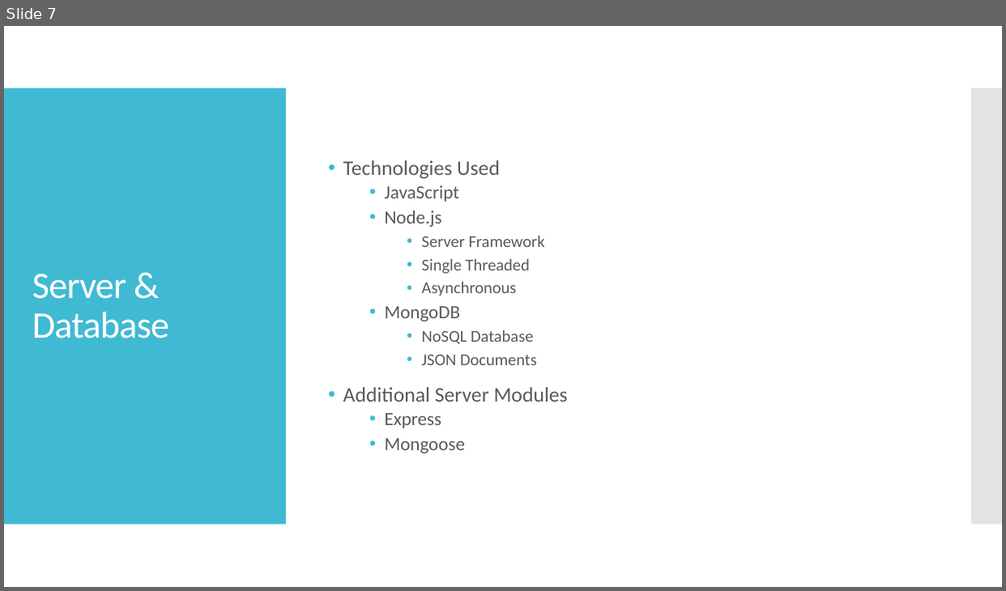
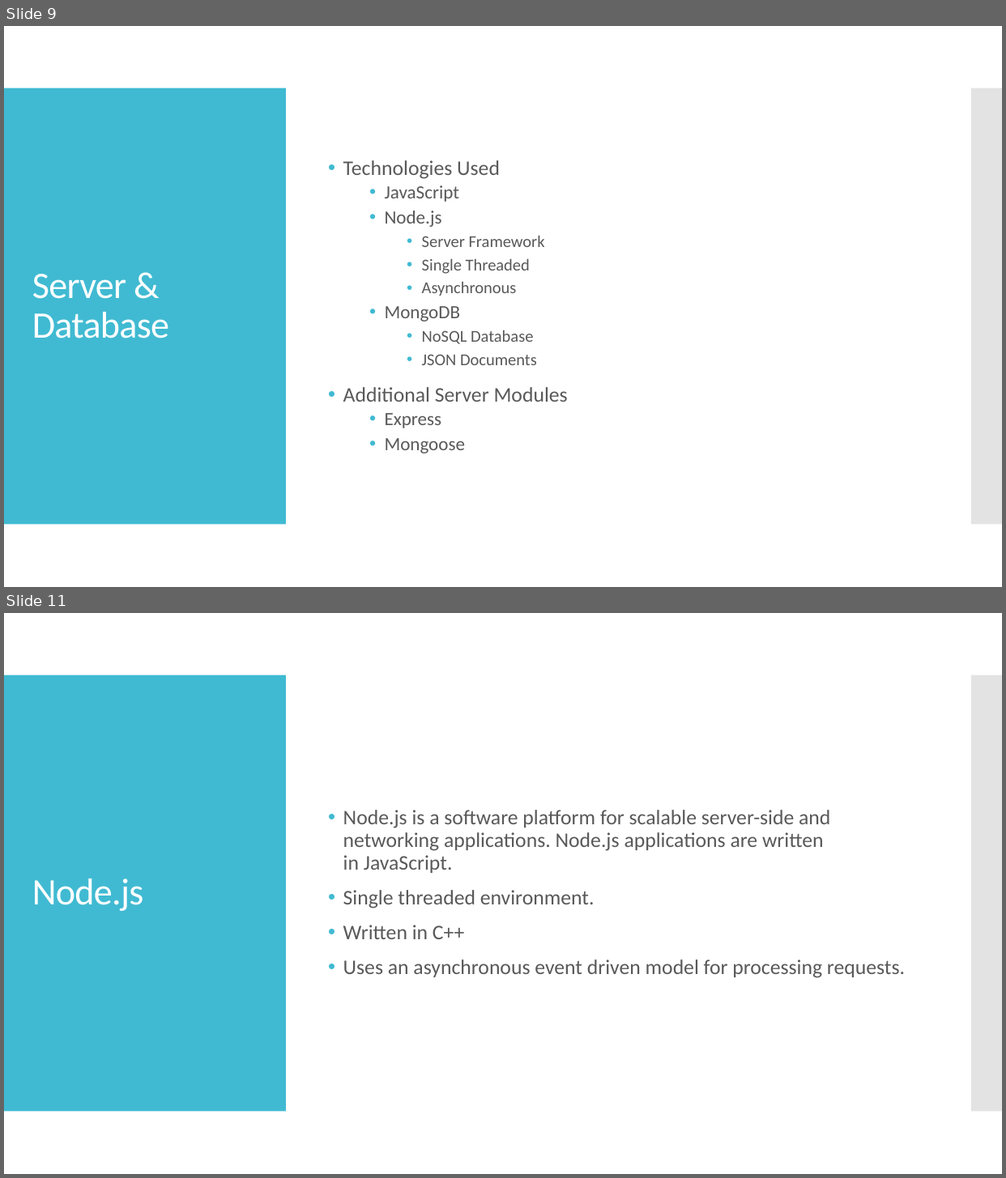
Before and after one commit to dhardin/Finite-State-Machine-Online, a slide deck: Presentation.pptx. Shown one above the other, each under a label of ours: slide 7 before the commit, slides 9 and 11 after it; the slides between them are not shown. The pictures are 1006x591 and 1006x1178 pixels, drawn with LibreOffice and Linux fonts; fonts in the diff are those of the drawing. Boxes give left, top, right and bottom in pixels: in the first picture for what was removed or moved away, otherwise in the second. Text is boxed around its words. In the diff, an @@ line names an element or a change of style, - is before the commit and + after.

```diff
--- a/Presentation.pptx
+++ b/Presentation.pptx
@@ slide 11 added at bbox=[4, 613, 1002, 1174], background #FFFFFF; not listed: 2 template elements that a slide beside it also shows @@
@@ text added at bbox=[343, 810, 905, 978], 20 pt, text #595959 @@
+• Node.js is a software platform for scalable server-side and networking applications. Node.js applications are written in JavaScript.
+• Single threaded environment.
+• Written in C++
+• Uses an asynchronous event driven model for processing requests.
@@ title added at bbox=[32, 879, 144, 911], 36 pt, text #FFFFFF @@
+Node.js
@@ what was slide 7 is now slide 9 @@
```
Also in this commit, not shown: 3 slides changed, 11 other slides added, 1 slide removed, 4 other files.
